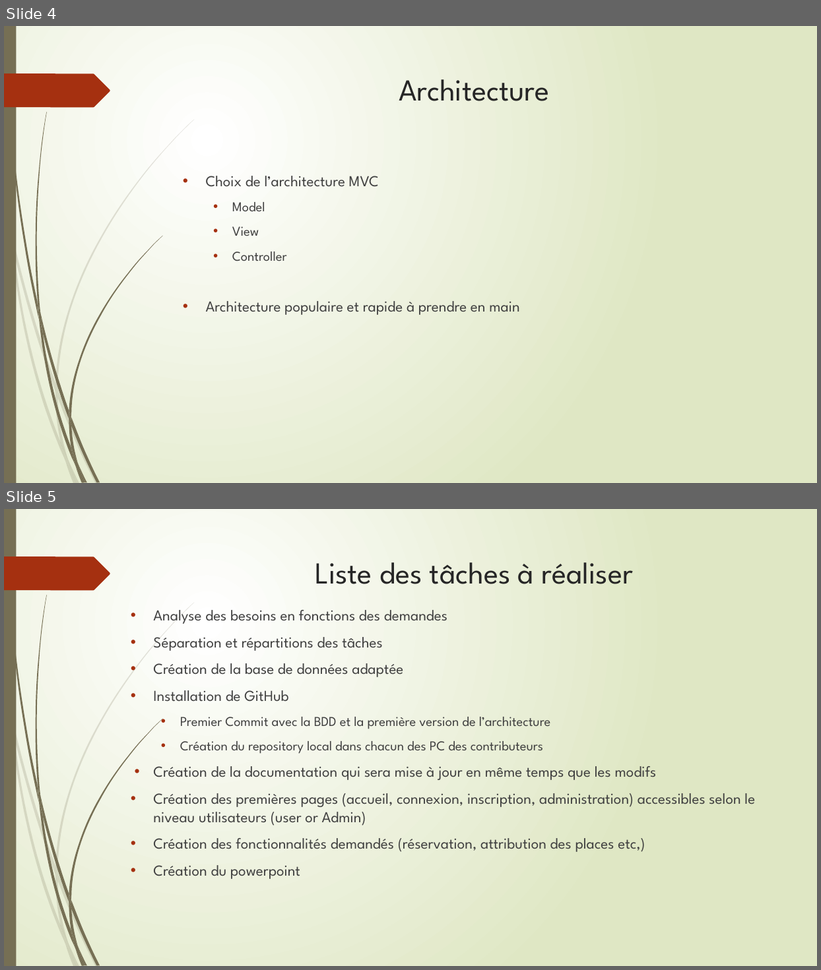
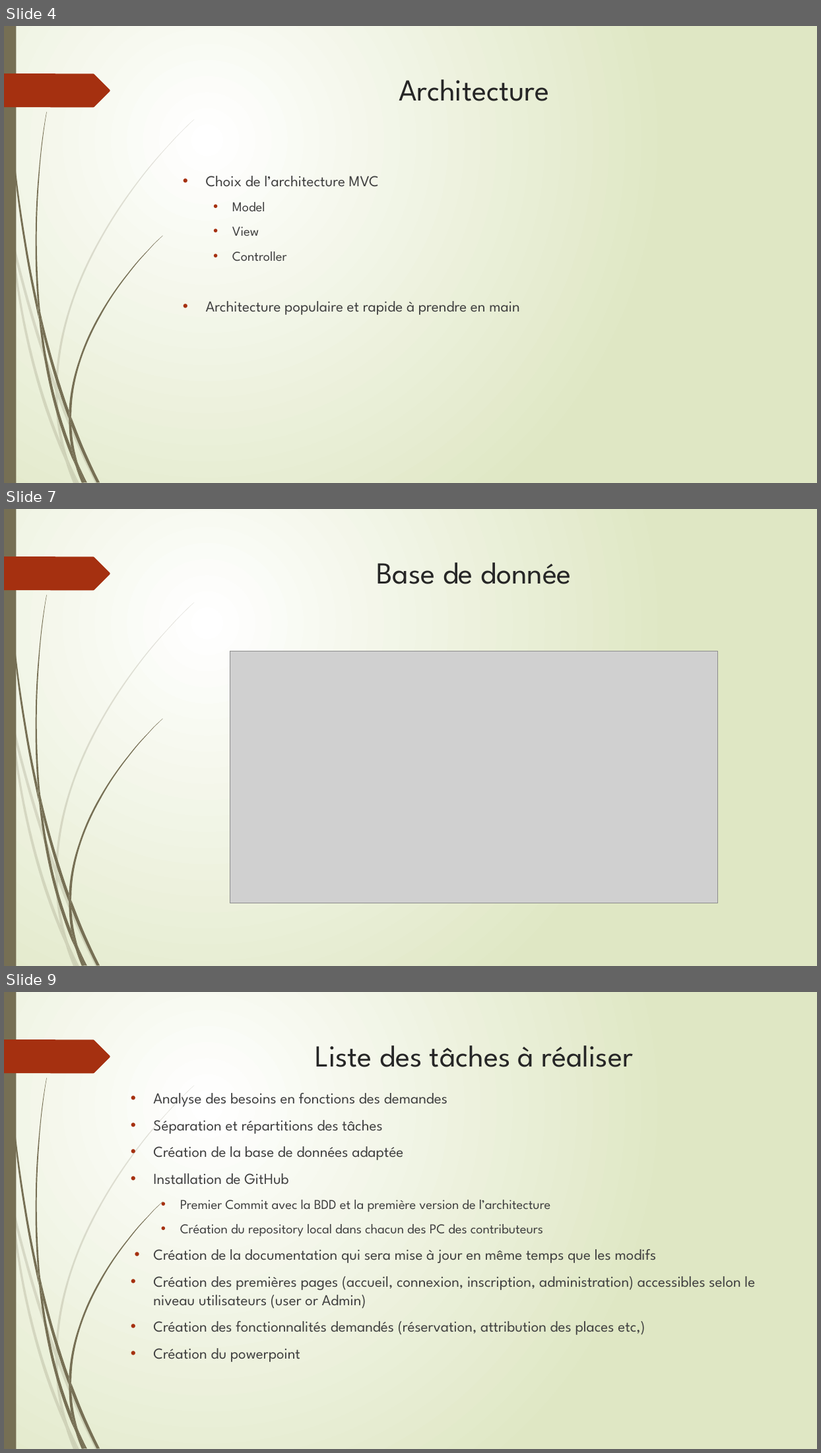
Before and after one commit to Eight-sama/Projet-Parking, a slide deck: web/PPE Projet Parking.pptx. Shown one above the other, each under a label of ours: slides 4 and 5 before the commit, slides 4, 7 and 9 after it; the slides between them are not shown. The pictures are 821x970 and 821x1453 pixels, drawn with LibreOffice and Linux fonts; fonts in the diff are those of the drawing; grey boxes stand for pictures. Boxes give left, top, right and bottom in pixels: in the first picture for what was removed or moved away, otherwise in the second. Text is boxed around its words. In the diff, an @@ line names an element or a change of style, - is before the commit and + after.

```diff
--- a/web/PPE Projet Parking.pptx
+++ b/web/PPE Projet Parking.pptx
@@ slide 7 added at [4, 509, 817, 966], background gradient #FFFFFF to #DFE8C4; not listed: 24 template elements that a slide beside it also shows @@
@@ title added at [376, 562, 572, 584], 36 pt, text #262626 @@
+Base de donnée
@@ picture added at [230, 651, 717, 903] @@
@@ what was slide 5 is now slide 9 @@
```
Also in this commit, not shown: 2 slides changed, 3 other slides added, 1 other file.
